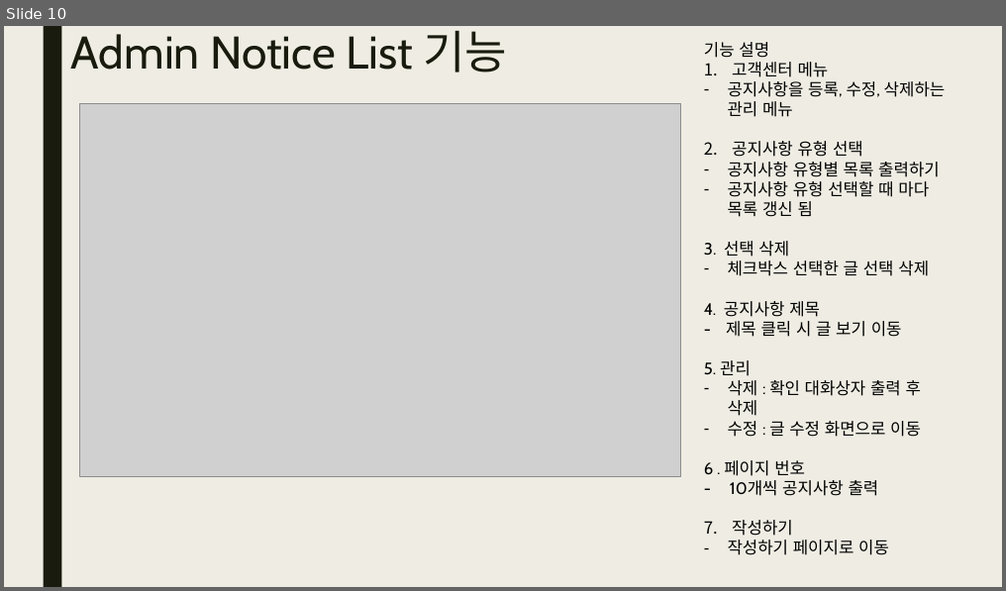
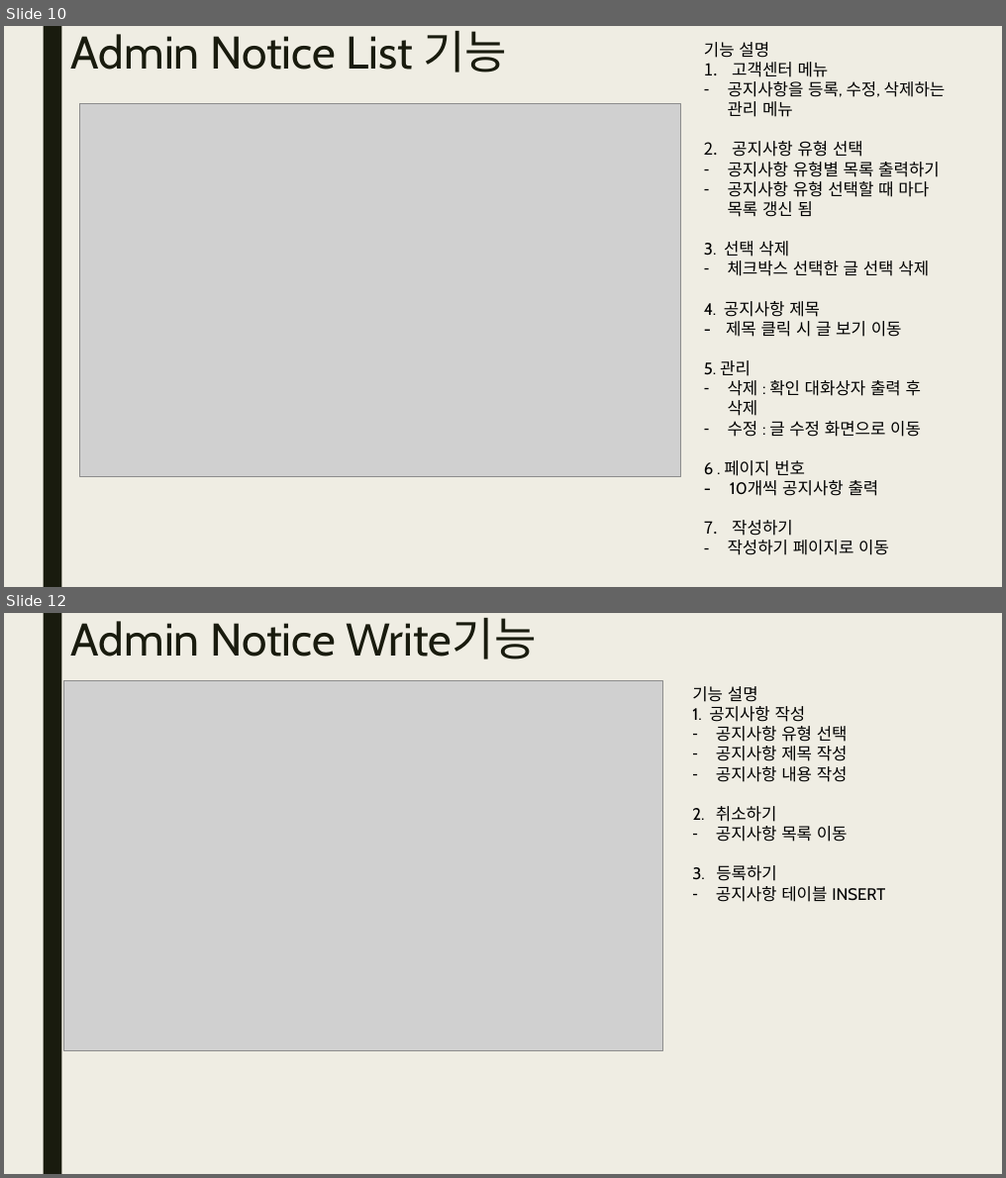
Before and after one commit to yndgow/Kmarket1, a slide deck: 보고서/발표보고서 홍민준.pptx. Shown one above the other, each under a label of ours: slide 10 before the commit, slides 10 and 12 after it; the slides between them are not shown. The pictures are 1006x591 and 1006x1178 pixels, drawn with LibreOffice and Linux fonts; fonts in the diff are those of the drawing; grey boxes stand for pictures. Boxes give left, top, right and bottom in pixels: in the first picture for what was removed or moved away, otherwise in the second. Text is boxed around its words. In the diff, an @@ line names an element or a change of style, - is before the commit and + after.

Commit message:
2022/12/28 ppt admin cs 쪽 추가

```diff
--- a/보고서/발표보고서 홍민준.pptx
+++ b/보고서/발표보고서 홍민준.pptx
@@ slide 12 added at (4,613,1002,1174), background #EFEDE3; not listed: 1 template element that a slide beside it also shows @@
@@ title added at (71,617,536,660), 44 pt, text #191B0E @@
+Admin Notice Write기능
@@ picture added at (63,680,662,1051) @@
@@ text added at (692,686,885,902), 16 pt, text #000000 @@
+기능 설명
+1. 공지사항 작성
+– 공지사항 유형 선택
+– 공지사항 제목 작성
+– 공지사항 내용 작성
+2. 취소하기
+– 공지사항 목록 이동
+3. 등록하기
+– 공지사항 테이블 INSERT
```
Also in this commit, not shown: 8 other slides added.
